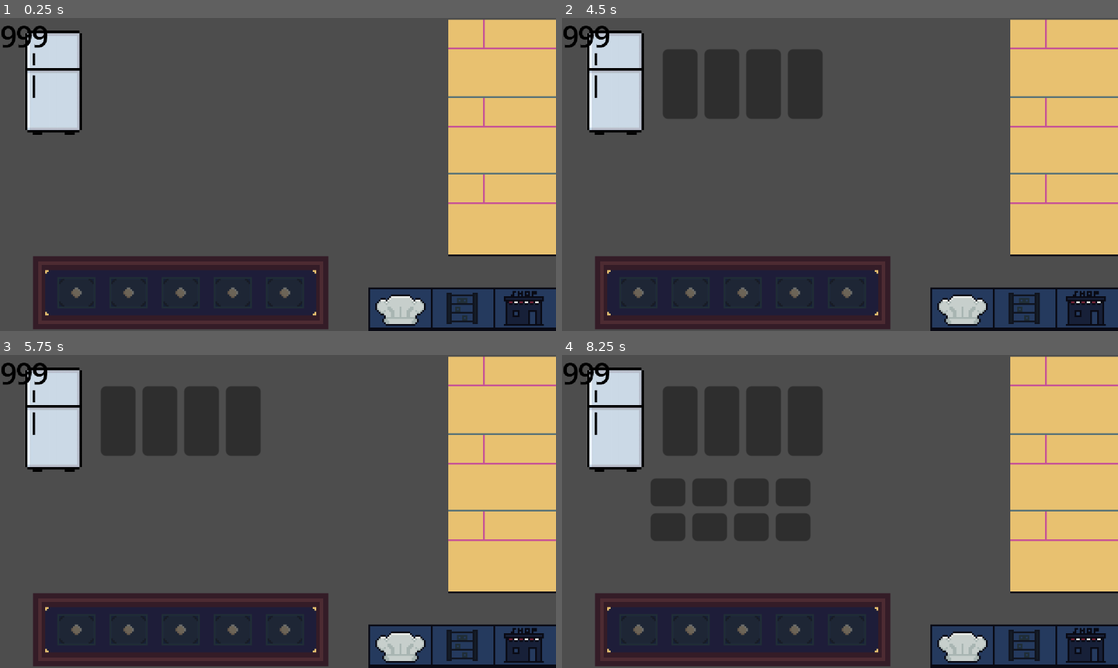
Above: before the commit, frames 1-4 (two rows, left to right).
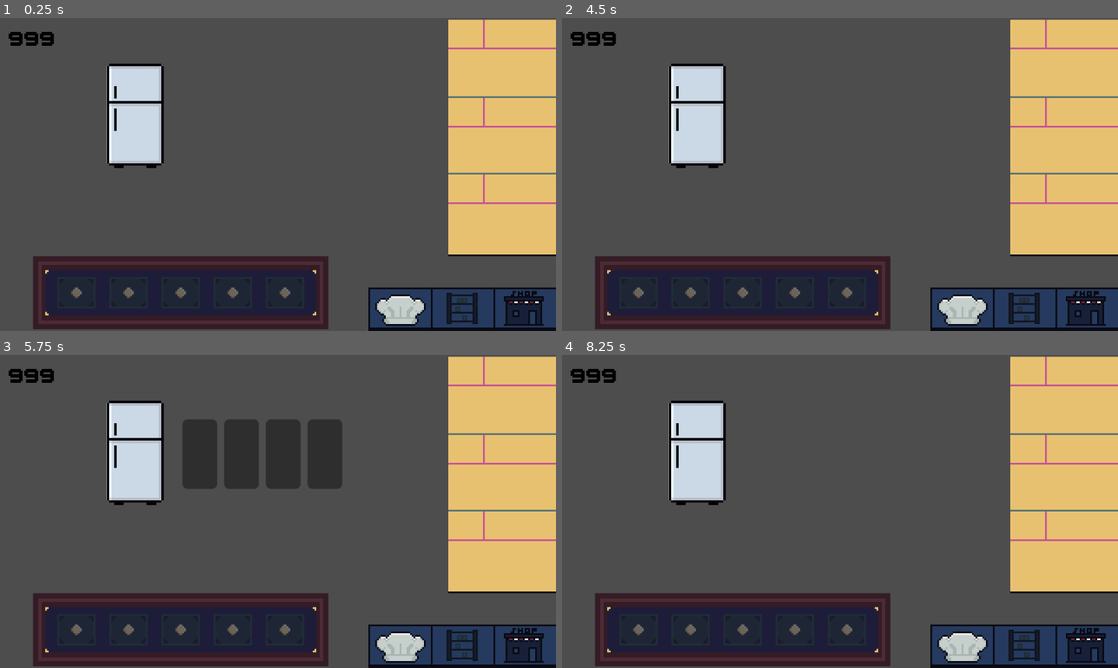
Above: after the commit, the same moments.

Repository: amusci/sweet-treat
Game: Godot game, scene res://Scenes/Areas/storage_playground.tscn
The game is run twice, just before and just after one commit, with the same random seed, the same clock (stepped at 60 frames per second) and the same inputs. This scene is started directly instead of the project's main scene.
Inputs (mouse positions are in pixels of both pictures, inside the frame that each line leads up to):
- Up to frame 1 (0.25 s): no input
- Up to frame 2 (4.5 s): tap Enter at 0.5, 2, 3.5 s; drag from (639, 293) to (612, 80) at 0.52 s; tap Space at 1.25, 2.75, 4.25 s; drag from (689, 293) to (612, 80) at 1.27 s; move the mouse to (739, 293) at 2.02 s; click (739, 293) at 2.17 s; drag from (795, 293) to (928, 118) at 2.77 s; drag from (845, 293) to (867, 174) at 3.52 s; drag from (612, 80) to (928, 118) at 4.27 s
- Up to frame 3 (5.75 s): move the mouse to (116, 420) at 5.02 s; click (116, 420) at 5.17 s
- Up to frame 4 (8.25 s): drag from (723, 420) to (728, 527) at 5.77 s; drag from (762, 420) to (928, 455) at 6.52 s; drag from (806, 420) to (928, 455) at 7.27 s; click (928, 455) at 8.17 s

The runs differ from the first frame. In frame 1, 6.8% of the frame differs, in the area x 0-30%, y 2-48%; in frame 2, 11%; in frame 3, 13%; in frame 4, 14%, in the area x 0-47%, y 2-60%.

Commit message:
pixel art font

Diff:
--- a/Scenes/Areas/bakery_playground.tscn
+++ b/Scenes/Areas/bakery_playground.tscn
@@ -48,8 +48,10 @@
 size_flags_vertical = 4
 
 [node name="Money" parent="." instance=ExtResource("7_yqxkc")]
-offset_left = 8.0
-offset_right = 8.0
+offset_left = 5.0
+offset_top = 5.0
+offset_right = 5.0
+offset_bottom = 5.0
 
 [node name="PauseMenu" parent="." instance=ExtResource("9_1jsug")]
 visible = false
--- a/Scenes/Areas/shop_playground.tscn
+++ b/Scenes/Areas/shop_playground.tscn
@@ -24,17 +24,29 @@
 offset_bottom = 40.0
 texture = ExtResource("5_wspjr")
 
+[node name="SceneButtons" parent="." instance=ExtResource("3_t82ki")]
+offset_left = 212.0
+offset_top = 155.0
+offset_right = 325.0
+offset_bottom = 185.0
+
+[node name="Shop" parent="." instance=ExtResource("7_exsb2")]
+offset_left = -8.0
+offset_top = -5.0
+offset_right = -8.0
+offset_bottom = -5.0
+
 [node name="Hotbar" parent="." instance=ExtResource("2_aj1vn")]
 offset_left = 19.0
 offset_top = 137.0
 offset_right = 189.0
 offset_bottom = 179.0
 
-[node name="SceneButtons" parent="." instance=ExtResource("3_t82ki")]
-offset_left = 212.0
-offset_top = 155.0
-offset_right = 325.0
-offset_bottom = 185.0
+[node name="Money" parent="." instance=ExtResource("8_tv5g6")]
+offset_left = 5.0
+offset_top = 5.0
+offset_right = 5.0
+offset_bottom = 5.0
 
 [node name="PauseMenu" parent="." instance=ExtResource("5_aneyl")]
 visible = false
@@ -43,13 +55,3 @@
 anchor_bottom = 1.0
 grow_horizontal = 2
 grow_vertical = 2
-
-[node name="Shop" parent="." instance=ExtResource("7_exsb2")]
-offset_left = -8.0
-offset_top = -5.0
-offset_right = -8.0
-offset_bottom = -5.0
-
-[node name="Money" parent="." instance=ExtResource("8_tv5g6")]
-offset_left = 8.0
-offset_right = 8.0
--- a/Scenes/Areas/storage_playground.tscn
+++ b/Scenes/Areas/storage_playground.tscn
@@ -1,10 +1,9 @@
-[gd_scene load_steps=10 format=3 uid="uid://c3e01muplx18p"]
+[gd_scene load_steps=9 format=3 uid="uid://c3e01muplx18p"]
 
 [ext_resource type="PackedScene" uid="uid://b8rhowa3gudpk" path="res://Scenes/SceneSwitching/SceneButtons.tscn" id="1_5ysot"]
 [ext_resource type="Script" uid="uid://b3cly2n5obgcy" path="res://Scenes/Areas/ui.gd" id="1_34otg"]
 [ext_resource type="PackedScene" uid="uid://q1v1svbbga3m" path="res://Scenes/NonUpgradables/tablehotbar/hotbar.tscn" id="2_4lbp4"]
 [ext_resource type="PackedScene" uid="uid://m07v5i1n8ugu" path="res://Scenes/Machines/fridge.tscn" id="3_48a00"]
-[ext_resource type="PackedScene" uid="uid://be6ih76u65jfa" path="res://Scenes/Machines/dry_storage.tscn" id="4_hrdef"]
 [ext_resource type="PackedScene" uid="uid://bqekke6vc13d1" path="res://Scenes/Orders/OrderContainer.tscn" id="5_fsijw"]
 [ext_resource type="Texture2D" uid="uid://b1d5mv0ylx62x" path="res://Assets/TempAssets/ordercontainertest.png" id="6_kvb4u"]
 [ext_resource type="PackedScene" uid="uid://dtu3jt1kqe2kv" path="res://Scenes/Areas/UIScenes/pause_menu.tscn" id="8_xkyle"]
@@ -31,6 +30,9 @@
 offset_right = 325.0
 offset_bottom = 185.0
 
+[node name="Fridge" parent="." instance=ExtResource("3_48a00")]
+position = Vector2(78, 57)
+
 [node name="Hotbar" parent="." instance=ExtResource("2_4lbp4")]
 offset_left = 19.0
 offset_top = 137.0
@@ -38,13 +40,11 @@
 offset_bottom = 179.0
 size_flags_horizontal = 0
 
-[node name="Fridge" parent="." instance=ExtResource("3_48a00")]
-position = Vector2(31, 38)
-
-[node name="DryStorage" parent="." instance=ExtResource("4_hrdef")]
-position = Vector2(210, 58)
+[node name="Money" parent="." instance=ExtResource("9_5gdgs")]
+offset_left = 5.0
+offset_top = 5.0
+offset_right = 5.0
+offset_bottom = 5.0
 
 [node name="PauseMenu" parent="." instance=ExtResource("8_xkyle")]
 visible = false
-
-[node name="Money" parent="." instance=ExtResource("9_5gdgs")]
--- a/Scenes/Orders/Order.tscn
+++ b/Scenes/Orders/Order.tscn
@@ -1,7 +1,8 @@
-[gd_scene load_steps=3 format=3 uid="uid://c0xh2jlxgkwvv"]
+[gd_scene load_steps=4 format=3 uid="uid://c0xh2jlxgkwvv"]
 
 [ext_resource type="Texture2D" uid="uid://bs7s1710qmt6u" path="res://Assets/TempAssets/Sea-Salt.png" id="1_0h1ut"]
 [ext_resource type="Script" uid="uid://clbrewwkc1qkf" path="res://Scenes/Orders/order.gd" id="1_0qwn2"]
+[ext_resource type="FontFile" uid="uid://b5xhjokk0mb84" path="res://Assets/Fonts/BoldPixels1.4.ttf" id="3_767pm"]
 
 [node name="Control" type="Control"]
 custom_minimum_size = Vector2(50, 40)
@@ -58,6 +59,8 @@
 offset_right = 69.0
 offset_bottom = 17.0
 scale = Vector2(0.75, 0.75)
+theme_override_colors/font_color = Color(0, 0, 0, 1)
+theme_override_fonts/font = ExtResource("3_767pm")
 theme_override_font_sizes/font_size = 10
 text = "120"
 horizontal_alignment = 1
--- a/Scenes/UI/Money.tscn
+++ b/Scenes/UI/Money.tscn
@@ -1,6 +1,7 @@
-[gd_scene load_steps=2 format=3 uid="uid://byjt0e223ntsh"]
+[gd_scene load_steps=3 format=3 uid="uid://byjt0e223ntsh"]
 
 [ext_resource type="Script" uid="uid://hkbp1nek87v2" path="res://Scripts/ResourceClasses/MoneyUI.gd" id="1_w222k"]
+[ext_resource type="FontFile" uid="uid://b5xhjokk0mb84" path="res://Assets/Fonts/BoldPixels1.4.ttf" id="2_wl0va"]
 
 [node name="Control" type="Control"]
 layout_mode = 3
@@ -16,5 +17,6 @@
 offset_right = 40.0
 offset_bottom = 23.0
 theme_override_colors/font_color = Color(0, 0, 0, 1)
+theme_override_fonts/font = ExtResource("2_wl0va")
 text = "0
 "
--- a/Scripts/ResourceClasses/MoneyUI.gd
+++ b/Scripts/ResourceClasses/MoneyUI.gd
@@ -13,6 +13,5 @@
 		InventoryManager.clear_all_inventory_slots()
 		get_tree().change_scene_to_file(game_over)
 
-
 func _on_money_changed(new_amount): #has _ before because it is connected to a signal
 	money_label.text = str(new_amount) #changes the text in the label to new amount value in the Money script
--- a/default_bus_layout.tres
+++ b/default_bus_layout.tres
@@ -6,11 +6,11 @@
 bus/1/solo = false
 bus/1/mute = false
 bus/1/bypass_fx = false
-bus/1/volume_db = -80.0
+bus/1/volume_db = -2.51026
 bus/1/send = &"Master"
 bus/2/name = &"SFX"
 bus/2/solo = false
 bus/2/mute = false
 bus/2/bypass_fx = false
-bus/2/volume_db = 0.0
+bus/2/volume_db = -3.76831
 bus/2/send = &"Master"
Binary file added: Assets/Fonts/BoldPixels1.4.ttf
Not shown, added: Assets/Fonts/BoldPixels1.4.ttf.import
